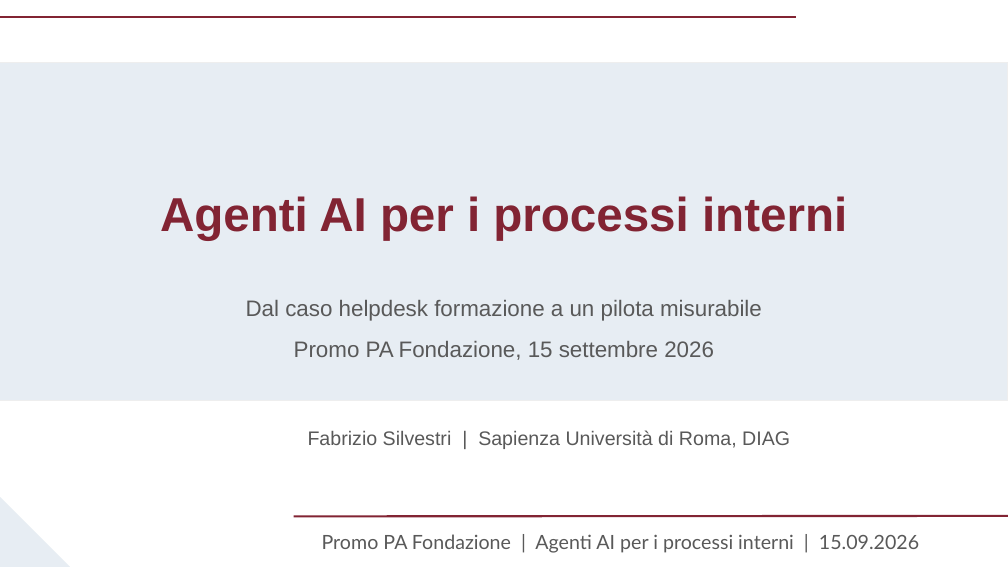
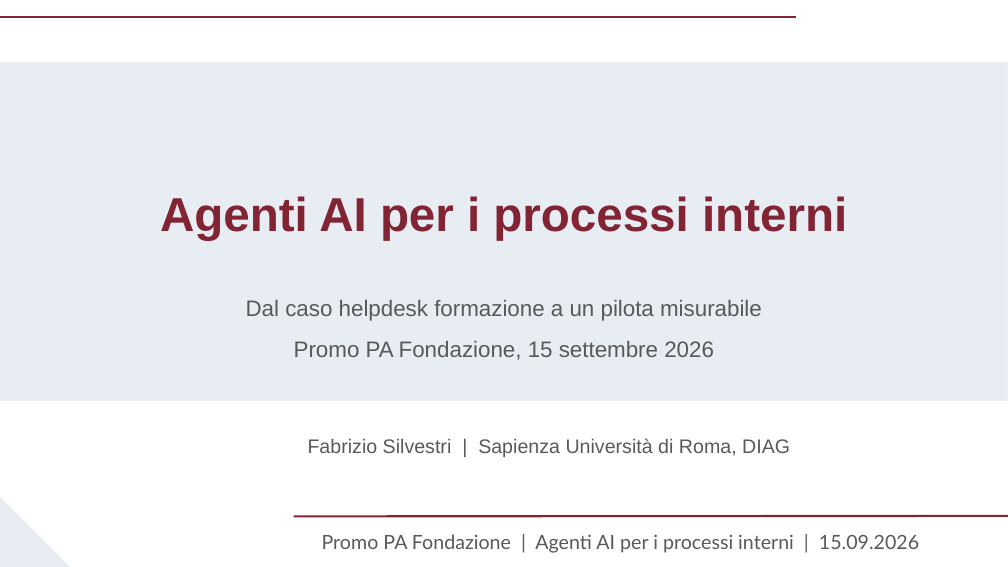
Before and after one commit to fabsilvestri/promopa-agenti-ai, a slide deck: slide 1 of slides/Lezione_15_settembre_Agenti_AI_PromoPA.pptx. Drawn at 1008x567 pixels with LibreOffice and Linux fonts; fonts in the diff are those of the drawing; background and template pictures are left out. Boxes give left, top, right and bottom in pixels: in the first picture for what was removed or moved away, otherwise in the second. Text is boxed around its words. In the diff, an @@ line names an element or a change of style, - is before the commit and + after.

```diff
--- a/slides/Lezione_15_settembre_Agenti_AI_PromoPA.pptx
+++ b/slides/Lezione_15_settembre_Agenti_AI_PromoPA.pptx
@@ text "Fabrizio Silvestri | Sapienza Università ...": place and size @@
-text "Fabrizio Silvestri | Sapienza Università ..." at [308,430,790,449]
+text "Fabrizio Silvestri | Sapienza Università ..." at [308,438,790,457]
```
Also in this commit, not shown: 5 other slides changed, 2 other files.
